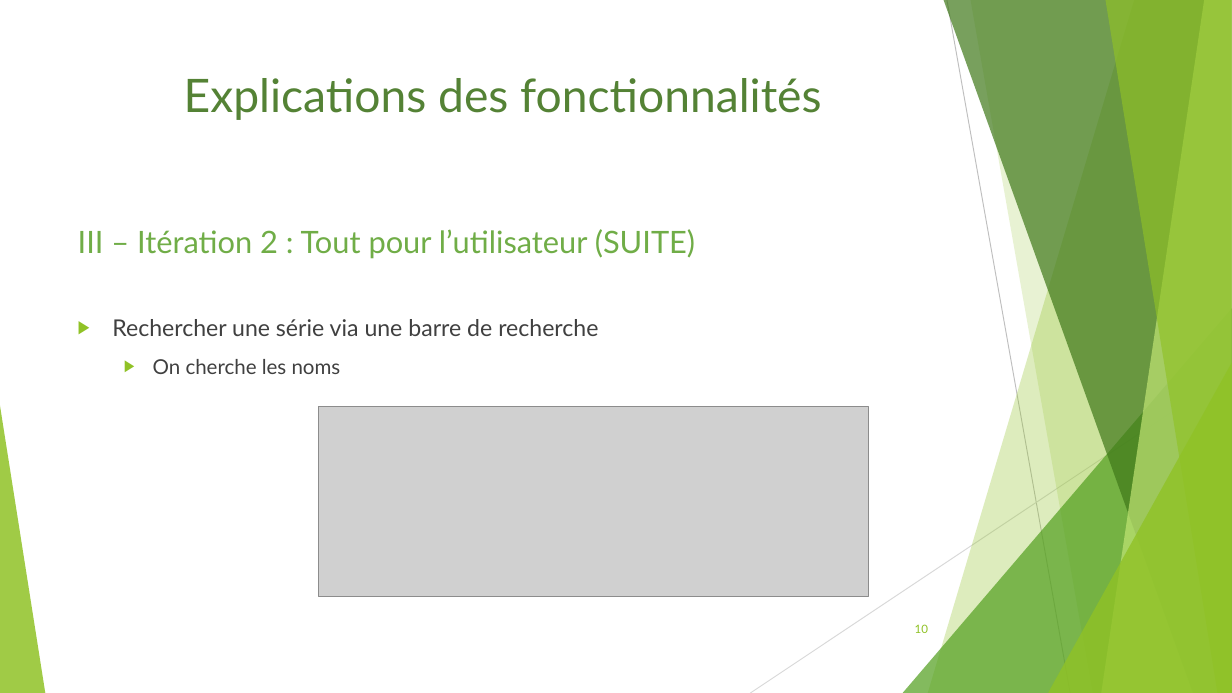
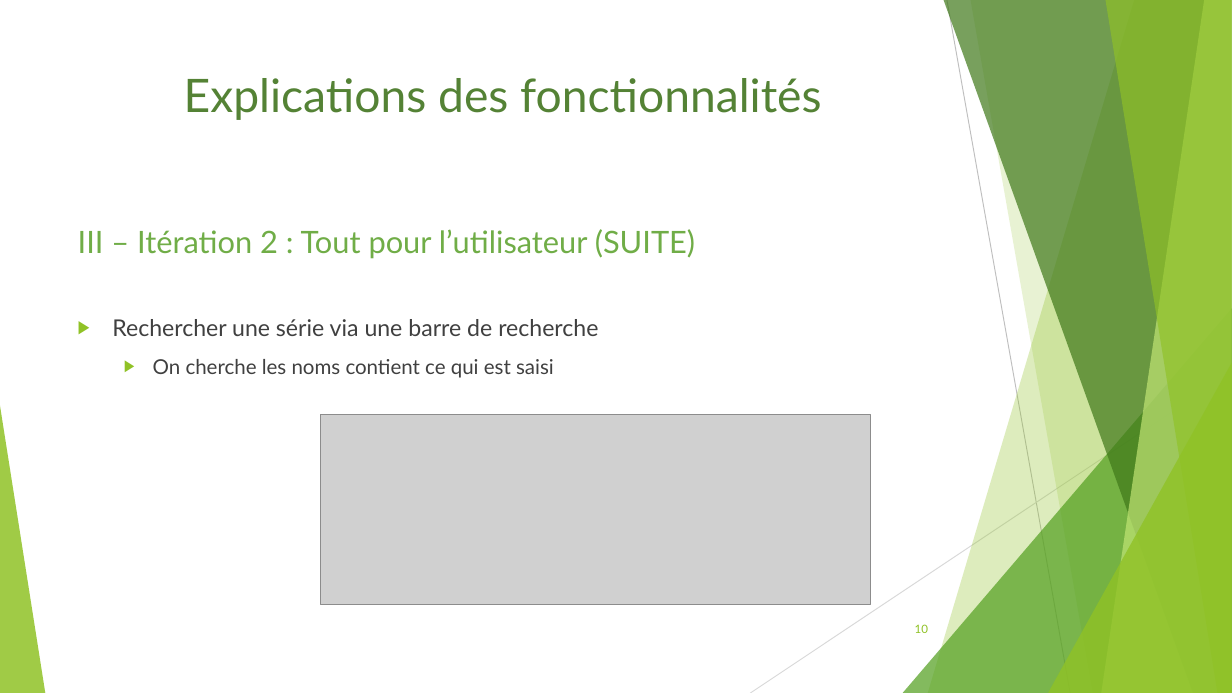
Before and after one commit to Bcante/recommandationSeries, a slide deck: slide 10 of diapoWebWindows.odp. Drawn at 1232x693 pixels with LibreOffice and Linux fonts; fonts in the diff are those of the drawing; grey boxes stand for pictures. Boxes give left, top, right and bottom in pixels: in the first picture for what was removed or moved away, otherwise in the second. Text is boxed around its words. In the diff, an @@ line names an element or a change of style, - is before the commit and + after.

```diff
--- a/diapoWebWindows.odp
+++ b/diapoWebWindows.odp
@@ text at bbox=[153, 359, 554, 378]: text changed @@
-  ▶ On cherche les noms
+  ▶ On cherche les noms contient ce qui est saisi
@@ picture: place and size @@
-picture at bbox=[319, 407, 869, 596]
+picture at bbox=[321, 415, 871, 604]
```
Also in this commit, not shown: 4 other slides changed.
